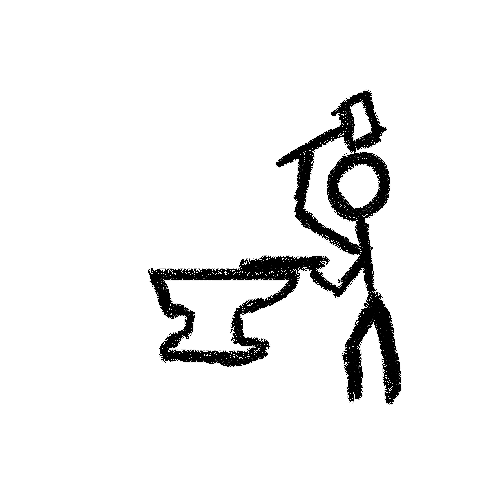
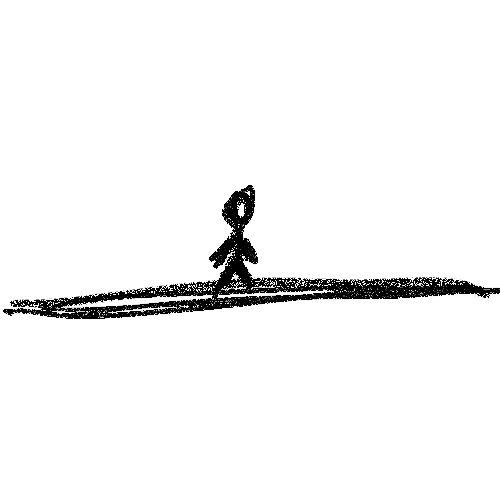
The second 500 x 500 image is a revision of the first. Changes to its layers:
added group "Group 15 copy" with 2 layers above "Group 15" over <box>3,185,500,319</box>
added layer "Layer 2 copy 12" (1st of 2, in "Group 15 copy") (dissolve, 74%) in group "Group 15 copy" over <box>10,194,490,307</box>
added layer "Layer 7" (1st of 2, in "Group 15 copy") in group "Group 15 copy" over <box>3,185,500,319</box>
added group "Group 14" with 2 layers above "Group 13" over <box>58,89,445,405</box>
added group "Group 13" with 2 layers above "Group 12" over <box>148,90,401,404</box>
hid "Layer 2 copy 11", moved it into group "Group 13" over <box>148,90,400,404</box>
hid "Layer 1 copy 11", moved it into group "Group 13" over <box>150,91,401,400</box>
